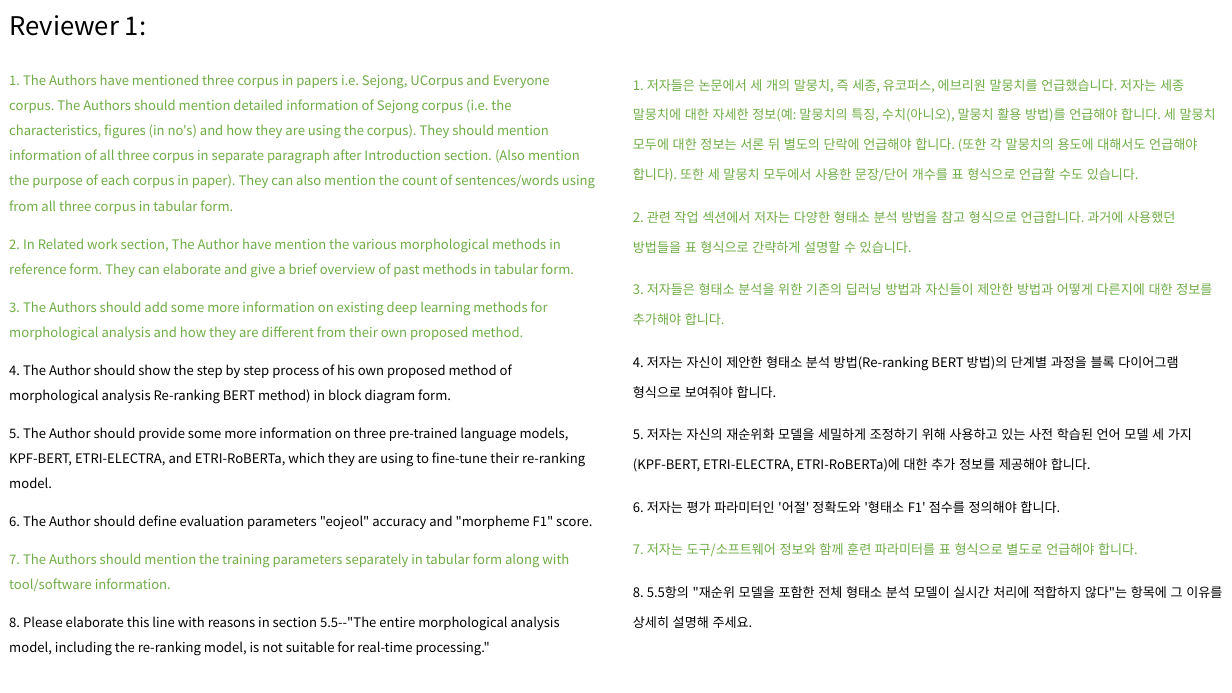
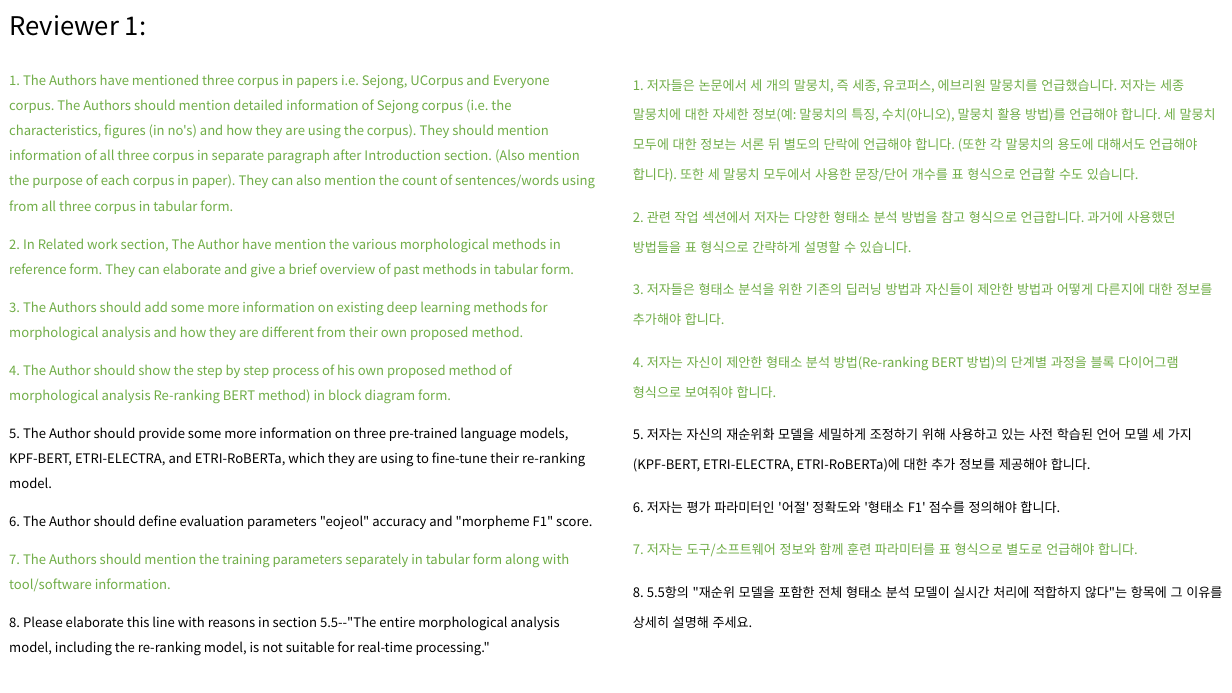
Before and after one commit to chrisjihee/ETRIJ-24.02, a slide deck: slide 2 of contents/review.pptx. Drawn at 1232x693 pixels with LibreOffice and Linux fonts; fonts in the diff are those of the drawing. Boxes give left, top, right and bottom in pixels: in the first picture for what was removed or moved away, otherwise in the second. Text is boxed around its words. In the diff, an @@ line names an element or a change of style, - is before the commit and + after.

Commit message:
Add fig;block-v1.pptx

```diff
--- a/contents/review.pptx
+++ b/contents/review.pptx
@@ text at bbox=[633, 356, 1178, 398]: text colour #000000 to #70AD47 in "4. 저자는 자신이 제안한 형태소 분석 방법(Re-ranking ..." @@
@@ text at bbox=[9, 364, 512, 404]: text colour #000000 to #70AD47 in "4. The Author should show the step ..." @@
```
Also in this commit, not shown: 1 other slide changed, 1 slide removed, 18 other files.
